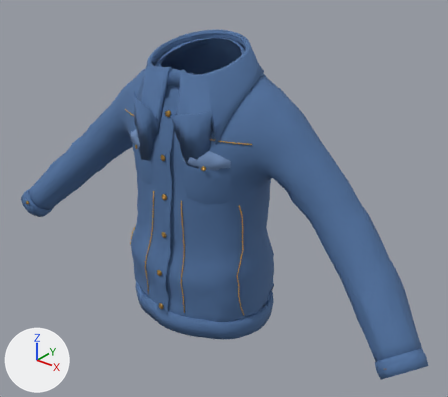
The glTF model godot/assets/wear/kurtka_jeans.glb, before and after one commit.
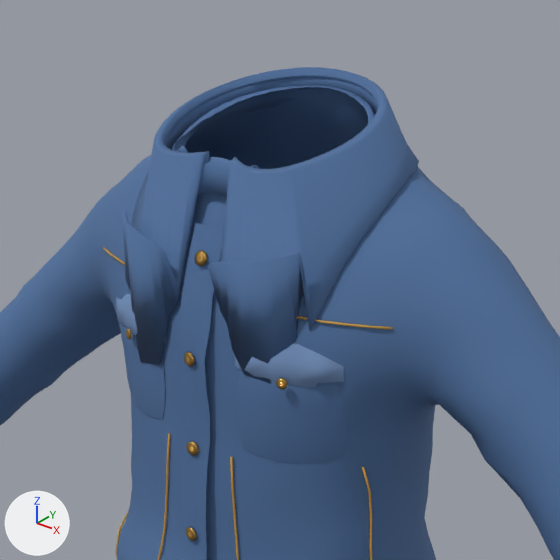
Each version appears first whole from a 50 mm camera at (0.95, -1.107, 1.877) aimed at (0.063, 0.002, 1.189), and next in a close-up on the part from 18% to 73% of the width and 0% to 62% of the height. The axes (+X, +Y, +Z) are drawn at lower left. The lights are the same throughout. The first two pictures are the older version. Where no turn or scale is listed for an object, it has been applied to the vertices. Vertices at exactly the same position are counted once.

In view in the first close-up: 'kurtka_jeans'.
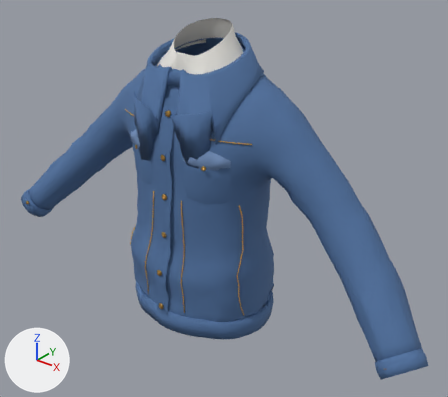
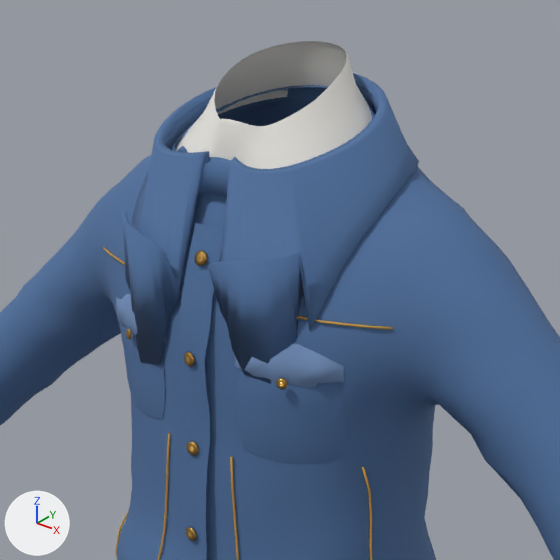
Changed parts and their boxes [x1, y1, x2, y2] in the close-ups (560 x 560 px):
```json
{"object": "kurtka_jeans", "change": "reshaped", "before": [0, 67, 560, 560], "after": [0, 41, 560, 560]}
{"part": 1, "of": "me_kurtka_jeans", "change": "added", "after": [175, 41, 372, 169]}
```

Edits to the scene script, one JSON object a line:
```json
{"op": "add", "block": "mat_dzianina_podkoszulek", "code": ["mat_dzianina_podkoszulek = principled_material('dzianina_podkoszulek')", "mat_dzianina_podkoszulek.base_color = (0.782, 0.767, 0.723)  # white #e5e3dd", "mat_dzianina_podkoszulek.roughness = 0.9"]}
{"block": "me_kurtka_jeans", "where": "# used by ob_kurtka_jeans; location = (0.0, 0.0, 0.895)"}
{"op": "remove", "block": "me_kurtka_jeans", "code": "me_kurtka_jeans.from_pydata(...)  # 4999 vertices, 9543 faces; spans x -0.656..0.657, y -0.182..0.152, z -0.03..0.693"}
{"op": "add", "block": "me_kurtka_jeans", "code": "me_kurtka_jeans.from_pydata(...)  # 5239 vertices, 9903 faces; spans x -0.656..0.657, y -0.182..0.152, z -0.03..0.723"}
{"block": "me_kurtka_jeans", "change": "me_kurtka_jeans part 1: a new loose piece of 240 vertices spanning x -0.115..0.115, y -0.1..0.092, z 0.603..0.723, in mat_dzianina_podkoszulek (white #e5e3dd)"}
{"block": "me_kurtka_jeans", "change": "other edits to the shape of me_kurtka_jeans do not show in these pictures"}
{"op": "add", "block": "me_kurtka_jeans", "code": "me_kurtka_jeans.materials.append(mat_dzianina_podkoszulek)  # white #e5e3dd"}
```
